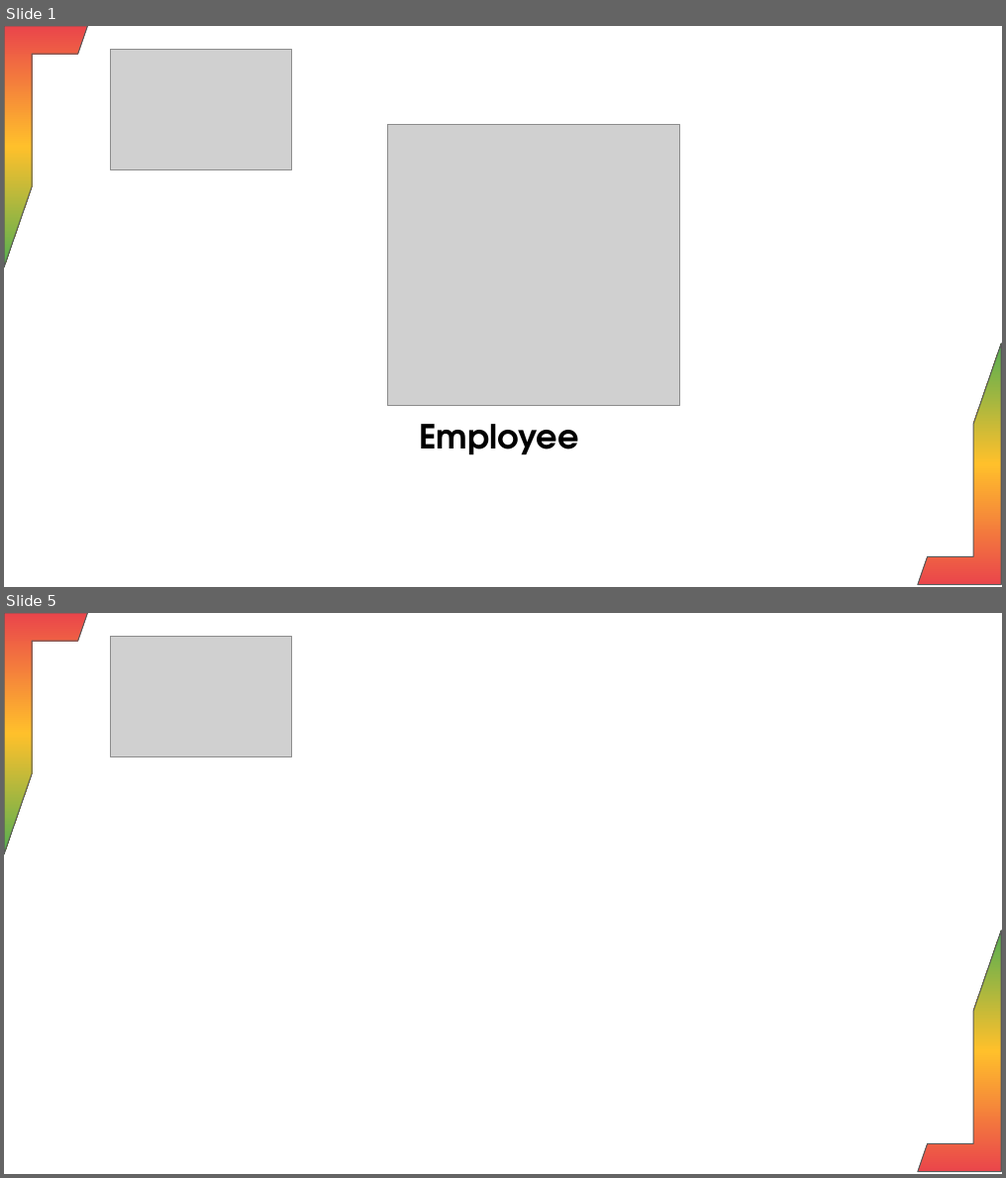
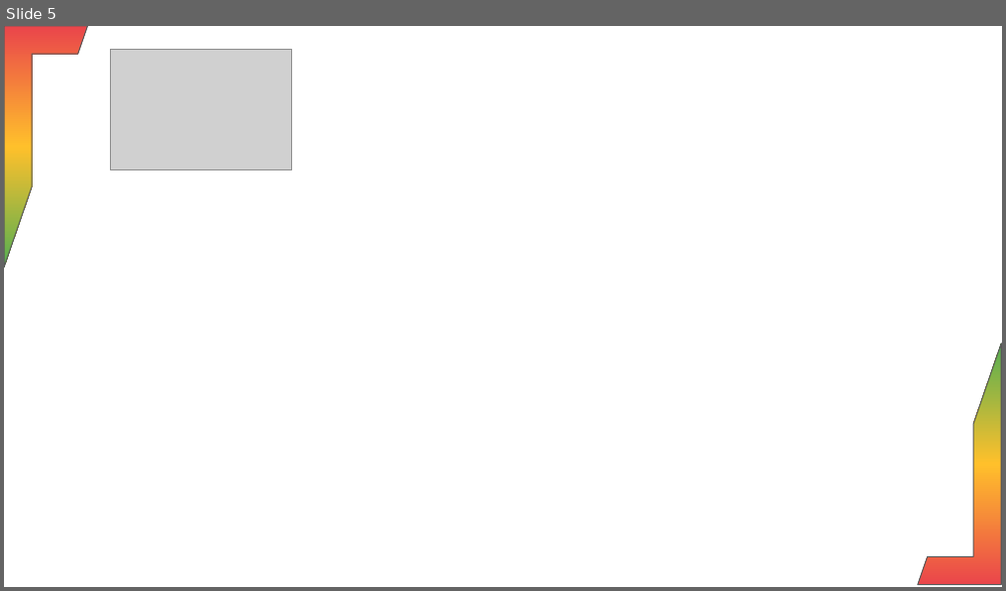
Before and after one commit to Harisudhan23/HR-automation-UI, a slide deck: media/WorkAnniversaryLogo.pptx. Shown one above the other, each under a label of ours: slides 1 and 5 before the commit, slide 5 after it; the slides between them are not shown. The pictures are 1006x1178 and 1006x591 pixels, drawn with LibreOffice and Linux fonts; fonts in the diff are those of the drawing; grey boxes stand for pictures; background and template pictures are left out. Boxes give left, top, right and bottom in pixels: in the first picture for what was removed or moved away, otherwise in the second. Text is boxed around its words. In the diff, an @@ line names an element or a change of style, - is before the commit and + after.

```diff
--- a/media/WorkAnniversaryLogo.pptx
+++ b/media/WorkAnniversaryLogo.pptx
@@ slide 1 removed at (4,26,1002,587), background picture (left out) @@
@@ half frame removed at (4,26,88,268) @@
@@ picture removed at (111,49,292,170) @@
@@ picture removed at (387,125,679,406) @@
@@ half frame removed at (918,344,1002,584) @@
@@ text removed at (419,424,578,456) @@
-Employee
```
Also in this commit, not shown: 4 slides added, 4 other slides removed.
